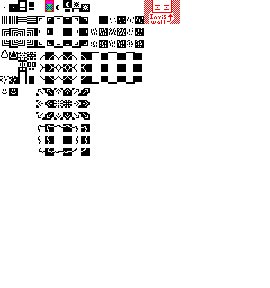
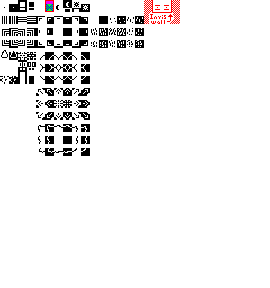
Before/after of a 270px x 288px layered artwork. What changed in the layer stack:
painted on "Background" over [2, 52, 142, 96]
